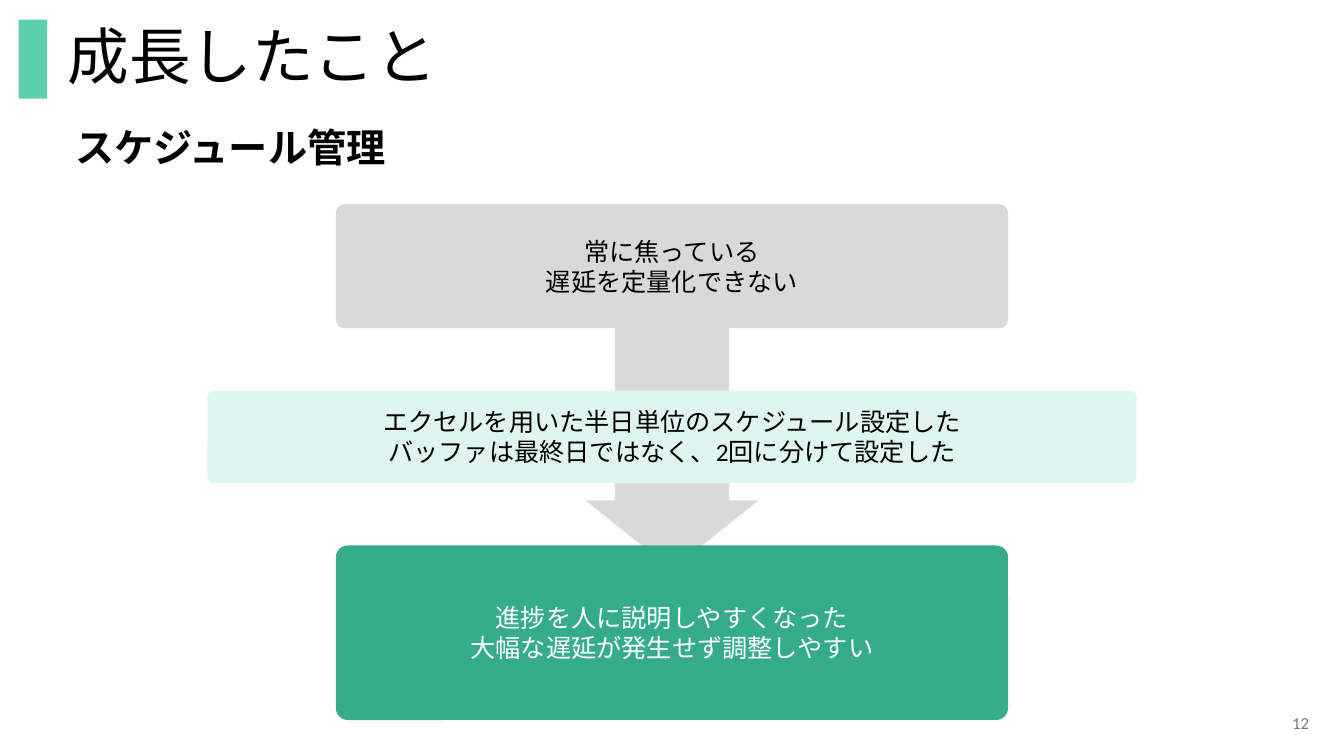
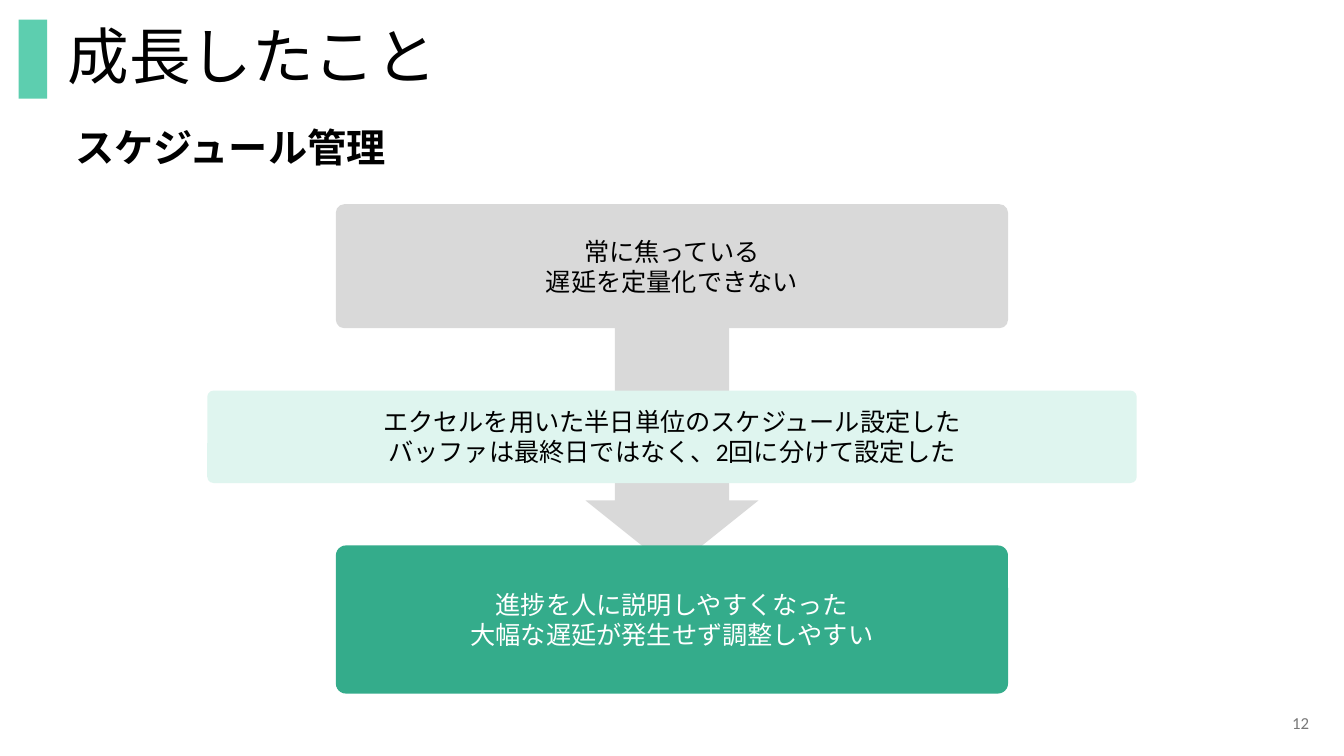
Before and after one commit to Keiichiro-Murayama/csharp_training_202605, a slide deck: slide 12 of docs/04_presentation/開発演習_発表資料_ウィーメックス_村山惠一郎.pptx. Drawn at 1344x756 pixels with LibreOffice and Linux fonts; fonts in the diff are those of the drawing. Boxes give left, top, right and bottom in pixels: in the first picture for what was removed or moved away, otherwise in the second. Text is boxed around its words. In the diff, an @@ line names an element or a change of style, - is before the commit and + after.

Commit message:
UpdatePowerpoint

```diff
--- a/docs/04_presentation/開発演習_発表資料_ウィーメックス_村山惠一郎.pptx
+++ b/docs/04_presentation/開発演習_発表資料_ウィーメックス_村山惠一郎.pptx
@@ rounded rectangle "進捗を人に説明しやすくなった": place and size @@
-rounded rectangle "進捗を人に説明しやすくなった" at (336,545,1008,720)
+rounded rectangle "進捗を人に説明しやすくなった" at (336,545,1008,694)
```
Also in this commit, not shown: 1 slide added, 1 slide removed.
